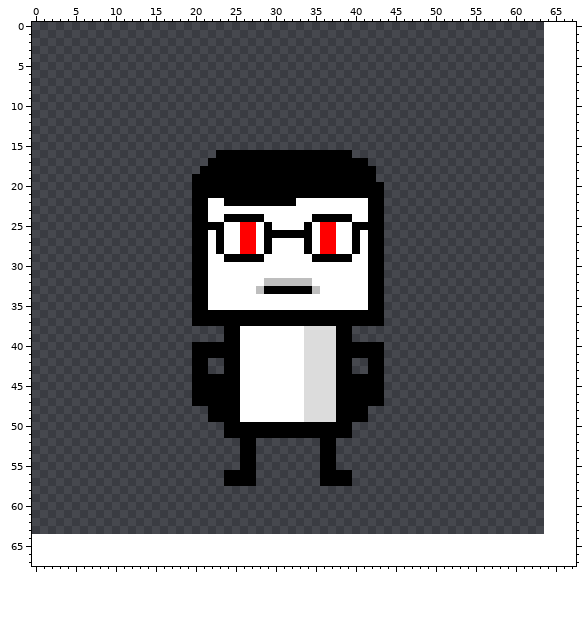
One commit to this sprite sheet: Assets/Characters/shoham.png. That is the earlier state.
The file is 64x64 pixels. Colours within 5 levels of each other are drawn and written as one. The old version is drawn lined up with the new one, on the new canvas.
The result:
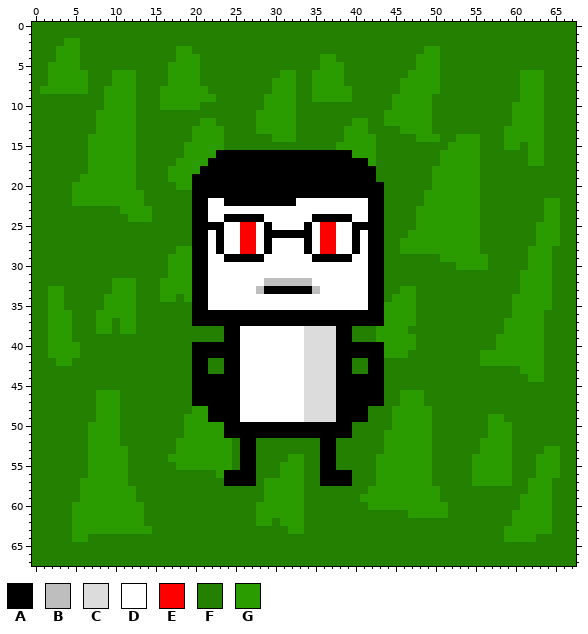
Palette (. is transparent): A #000000  B #bebebe  C #dcdcdc  D #ffffff  E #ff0000  F #248000  G #2b9c00
Diff:
canvas 64x64 -> 68x68
Changed rows in their new state; - is an unchanged pixel.
first column x 0:
 0 FFFFFFFFFFFFFFFFFFFFFFFFFFFFFFFFFFFFFFFFFFFFFFFFFFFFFFFFFFFFFFFFFFFF
 1 FFFFFFFFFFFFFFFFFFFFFFFFFFFFFFFFFFFFFFFFFFFFFFFFFFFFFFFFFFFFFFFFFFFF
 2 FFFFGGFFFFFFFFFFFFFFFFFFFFFFFFFFFFFFFFFFFFFFFFFFFFFFFFFFFFFFFFFFFFFF
 3 FFFGGGFFFFFFFFFFFFGGFFFFFFFFFFFFFFFFFFFFFFFFFFFFFGGFFFFFFFFFFFFFFFFF
 4 FFFGGGFFFFFFFFFFFFGGGFFFFFFFFFFFFFFFGGFFFFFFFFFFGGGFFFFFFFFFFFFFFFFF
 5 FFGGGGFFFFFFFFFFFGGGGFFFFFFFFFFFFFFFGGGFFFFFFFFFGGGFFFFFFFFFFFFFFFFF
 6 FFGGGGGFFFGGGFFFFGGGGFFFFFFFFFFGGFFGGGGFFFFFFFFGGGGFFFFFFFFFFGGGFFFF
 7 FFGGGGGFFFGGGFFFFGGGGFFFFFFFFFGGGFFGGGGFFFFFFFGGGGGFFFFFFFFFFGGGFFFF
 8 FGGGGGGFFGGGGFFFGGGGGGFFFFFFFFGGGFFGGGGGFFFFFFGGGGGFFFFFFFFFFGGGFFFF
 9 FFFFFFFFFGGGGFFFGGGGGGGFFFFFFGGGGFFGGGGGFFFFFGGGGGFFFFFFFFFFFGGGFFFF
10 FFFFFFFFFGGGGFFFGGGGGFFFFFFFFGGGGFFFFFFFFFFFFGGGGGFFFFFFFFFFGGGGFFFF
11 FFFFFFFFGGGGGFFFFFFFFFFFFFFFGGGGGFFFFFFFFFFFGGGGGGFFFFFFFFFFGGGGFFFF
12 FFFFFFFFGGGGGFFFFFFFFGGFFFFFGGGGGFFFFFFFGGFFGGGGGGFFFFFFFFFFGGGGFFFF
13 FFFFFFFFGGGGGFFFFFFFGGGGFFFFGGGGGFFFFFFGGGFFFFGGGGFFFFFFFFFGGGGGFFFF
14 FFFFFFFGGGGGGFFFFFFFGGGGFFFFFFGGGFFFFFFGGGGFFFFFGGGFFGGGFFFGGGGGFFFF
15 FFFFFFFGGGGGGFFFFFFGGGGGFFFFFFFFFFFFFFGGGGGFFFFFFFFFGGGGFFFGGFGGFFFF
16 FFFFFFFGGGGGGFFFFFFGGGG-----------------GGGFFFFFFFFGGGGGFFFFFFGGFFFF
17 FFFFFFFGGGGGGFFFFFGGGG--------------------GFFFFFFFFGGGGGFFFFFFGGFFFF
18 FFFFFFFGGGGGGFFFFGGGG----------------------FFFFFFFGGGGGGFFFFFFFFFFFF
19 FFFFFFGGGGGGGFFFFGGG-----------------------FFFFFFFGGGGGGFFFFFFFFFFFF
20 FFFFFGGGGGGGGFFFFFGG------------------------FFFFFFGGGGGGFFFFFFFFFFFF
21 FFFFFGGGGGGGGGFFFFFF------------------------FFFFFGGGGGGGFFFFFFFFFFFF
22 FFFFFGGGGGGGGGFFFFFF------------------------FFFFFGGGGGGGFFFFFFFFGGFF
23 FFFFFFFFFFFGGGGFFFFF------------------------FFFFGGGGGGGGFFFFFFFFGGFF
24 FFFFFFFFFFFFGGGFFFFF------------------------FFFFGGGGGGGGFFFFFFFFGGFF
25 FFFFFFFFFFFFFFFFFFFF------------------------FFFFGGGGGGGGFFFFFFFGGGFF
26 FFFFFFFFFFFFFFFFFFFF------------------------FFFGGGGGGGGGFFFFFFFGGGFF
27 FFFFFFFFFFFFFFFFFFFF------------------------FFGGGGGGGGGGFFFFFFFGGGFF
28 FFFFFFFFFFFFFFFFFFGG------------------------FFGGGGGGGGGGFFFFFFGGGFFF
29 FFFFFFFFFFFFFFFFFGGG------------------------FFFFFFFGGGGGGFFFFFGGGFFF
30 FFFFFFFFFFFFFFFFFGGG------------------------FFFFFFFFFGGGGFFFFFGGGFFF
31 FFFFFFFFFFFFFFFFFGGG------------------------FFFFFFFFFFFFFFFFFGGGGFFF
32 FFFFFFFFFFGGGFFFGGGG------------------------FFFFFFFFFFFFFFFFFGGGGFFF
33 FFGGFFFFFFGGGFFFGGGG------------------------FFGGFFFFFFFFFFFFFGGGGFFF
34 FFGGFFFFFGGGGFFFGGFG------------------------FGGGFFFFFFFFFFFFGGGGGFFF
35 FFGGFFFFFGGGGFFFFFFF------------------------GGGGFFFFFFFFFFFFGGGGGFFF
36 FFGGGFFFGGGGGFFFFFFF------------------------GGGGFFFFFFFFFFFFGGGGFFFF
37 FFGGGFFFGGFGGFFFFFFF------------------------GGGGFFFFFFFFFFFGGGGGFFFF
38 FFGGGFFFGGFGGFFFFFFFFFFF----------------FFFGGGGFFFFFFFFFFFFGGGGGFFFF
39 FFGGGFFFFFFFFFFFFFFFFFFF----------------FFFGGGGGFFFFFFFFFFGGGGGGFFFF
40 FFGGGGFFFFFFFFFFFFFF------------------------GGGGFFFFFFFFFFGGGGGGFFFF
41 FFGGGGFFFFFFFFFFFFFF------------------------GGGFFFFFFFFFGGGGGGGGFFFF
42 FFFGGFFFFFFFFFFFFFFF--FF----------------FF--FFFFFFFFFFFFGGGGGGGGFFFF
43 FFFFFFFFFFFFFFFFFFFF--FF----------------FF--FFFFFFFFFFFFFFFFFGGGFFFF
44 FFFFFFFFFFFFFFFFFFFF------------------------FFFFFFFFFFFFFFFFFFGGFFFF
45 FFFFFFFFFFFFFFFFFFFF------------------------FFFFFFFFFFFFFFFFFFFFFFFF
46 FFFFFFFFGGGFFFFFFFFF------------------------FFGGGFFFFFFFFFFFFFFFFFFF
47 FFFFFFFFGGGFFFFFFFFF------------------------FFGGGFFFFFFFFFFFFFFFFFFF
48 FFFFFFFFGGGFFFFFFFFFGG--------------------FFFGGGGGFFFFFFFFFFFFFFFFFF
49 FFFFFFFFGGGFFFFFFFFGGG--------------------FFFGGGGGFFFFFFFGGFFFFFFFFF
50 FFFFFFFGGGGFFFFFFFFGGGGG----------------FFFFFGGGGGFFFFFFFGGGFFFFFFFF
51 FFFFFFFGGGGFFFFFFFFGGGGG----------------FFFFGGGGGGFFFFFFFGGGFFFFFFFF
52 FFFFFFFGGGGFFFFFFFGGGGGGGF--FFFFFFFF--FFFFFFGGGGGGFFFFFFGGGGFFFFFFFF
53 FFFFFFFGGGGGFFFFFFGGGGGGGF--FFFFFFFF--FFFFFFGGGGGGFFFFFFGGGGFFFFGGFF
54 FFFFFFFGGGGGFFFFFGGGGGGGGF--FFFFGGFF--FFFFFGGGGGGGFFFFFGGGGGFFFGGGFF
55 FFFFFFFGGGGGFFFFFFGGGGGGGF--FFFGGGFF--FFFFFGGGGGGGFFFFFGGGGGFFFGGGFF
56 FFFFFFFGGGGGFFFFFFFFFFFG----FFFGGGFF----FFFGGGGGGGFFFFFGGGGGFFFGGGFF
57 FFFFFFGGGGGGFFFFFFFFFFFF----FGGGGGFF----FFFGGGGGGGFFFFFGGGGGFFGGGFFF
58 FFFFFFGGGGGGGFFFFFFFFFFFFFFFFGGGGGFFFFFFFFGGGGGGGGGFFFFFFFFFFFGGGFFF
59 FFFFFFGGGGGGGFFFFFFFFFFFFFFFFGGGGGFFFFFFFGGGGGGGGGGFFFFFFFFFFGGGGFFF
60 FFFFFGGGGGGGGGFFFFFFFFFFFFFFGGGGGGFFFFFFFFGGGGGGGGGGFFFFFFFFFGGGGFFF
61 FFFFFGGGGGGGGGFFFFFFFFFFFFFFGGGGGGFFFFFFFFFFFFFGGGGGFFFFFFFFGGGGGFFF
62 FFFFFGGGGGGGGGFFFFFFFFFFFFFFGGFGGGFFFFFFFFFFFFFFFFFFFFFFFFFFGGGGGFFF
63 FFFFFGGGGGGGGGGFFFFFFFFFFFFFFFFFGGFFFFFFFFFFFFFFFFFFFFFFFFFGGGGGGFFF
64 FFFFFGGFFFFFFFFFFFFFFFFFFFFFFFFFFFFFFFFFFFFFFFFFFFFFFFFFFFFGGGGFFFFF
65 FFFFFFFFFFFFFFFFFFFFFFFFFFFFFFFFFFFFFFFFFFFFFFFFFFFFFFFFFFFFFFFFFFFF
66 FFFFFFFFFFFFFFFFFFFFFFFFFFFFFFFFFFFFFFFFFFFFFFFFFFFFFFFFFFFFFFFFFFFF
67 FFFFFFFFFFFFFFFFFFFFFFFFFFFFFFFFFFFFFFFFFFFFFFFFFFFFFFFFFFFFFFFFFFFF
